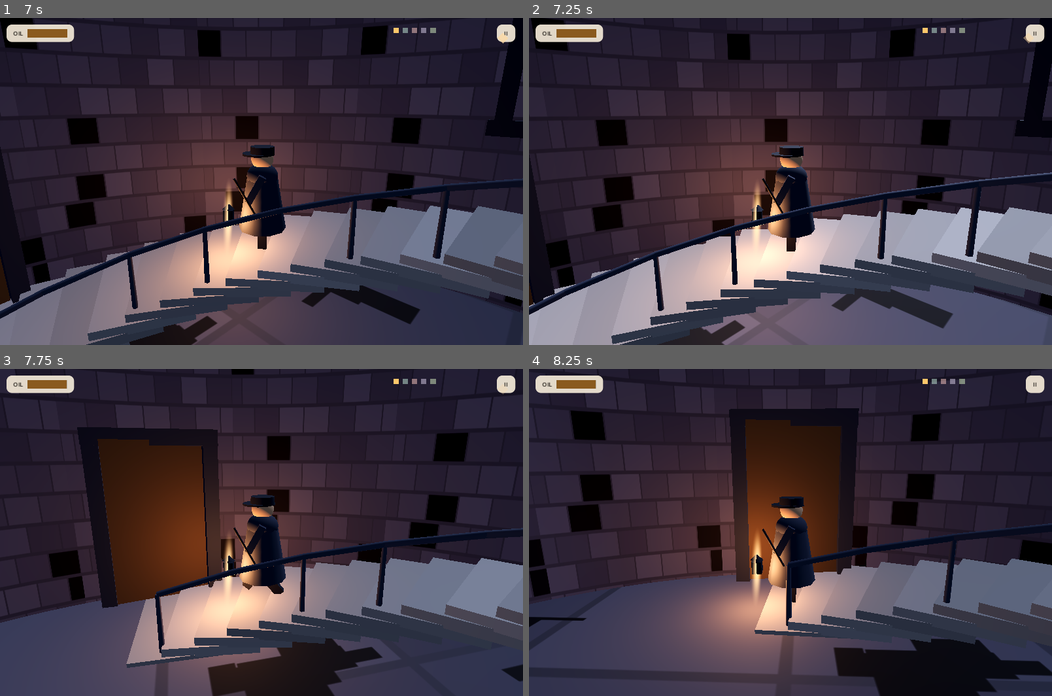
Above: before the commit, frames 1-4 (two rows, left to right).
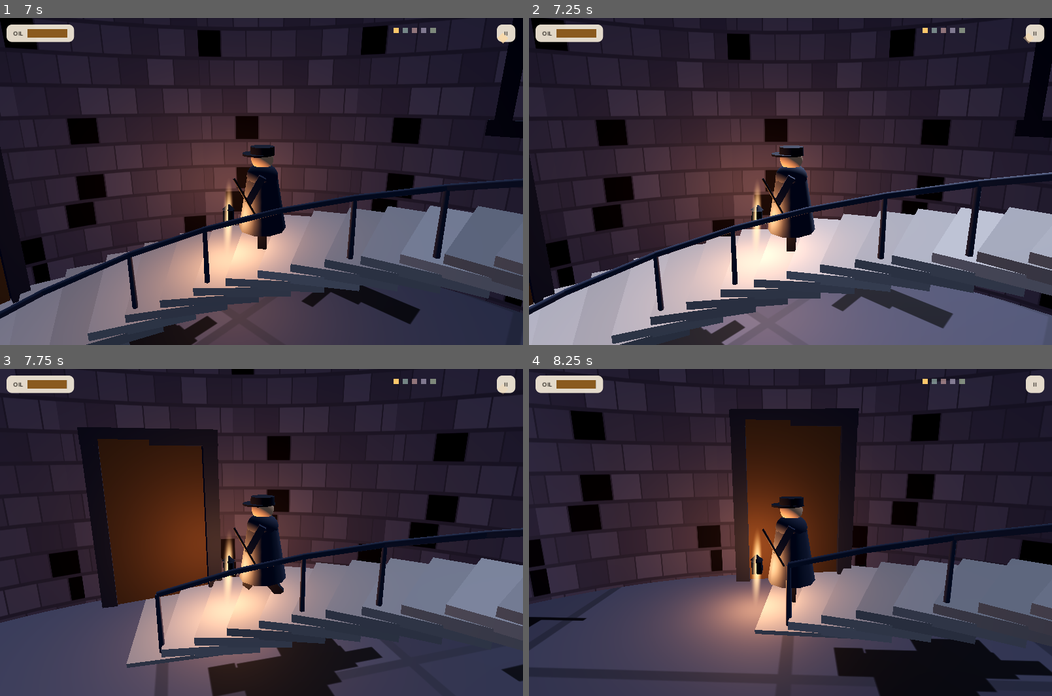
Above: after the commit, the same moments.

Repository: aeiouvcode/keep-the-light
Game: Godot game, scene res://main.tscn
Two runs of this game, one before a commit and one after it. Both use one fixed random seed, a clock stepped at 60 frames per second and the inputs below.
Inputs (mouse positions are in pixels of both pictures, inside the frame that each line leads up to):
- Up to frame 1 (7 s): click "BEGIN THE CLIMB" at 0.5 s; click "II" at 1.25 s; click "RESUME" at 2 s; tap Enter at 2.75 s; move the mouse to (376, 165) at 2.77 s; hold D 2.78-3.5 s; click (376, 165) at 2.92 s; tap Space at 3.02, 6.02 s; drag from (156, 197) to (235, 246) at 3.52 s; move the mouse to (313, 109) at 4.27 s; hold D 4.28-5 s; drag from (235, 246) to (104, 132) at 5.02 s; move the mouse to (418, 230) at 5.77 s; hold A 5.78-6.5 s; drag from (104, 132) to (183, 99) at 6.52 s
- Up to frame 2 (7.25 s): no input
- Up to frame 3 (7.75 s): move the mouse to (287, 532) at 7.27 s; hold A from 7.28 s (still down); click (287, 532) at 7.42 s
- Up to frame 4 (8.25 s): release A at 8 s; drag from (712, 450) to (685, 548) at 8.02 s

Frame 1 is identical in both runs. In frame 2, 0.2% of the frame differs, in the area x 0-100%, y 25-100%; in frame 3, less than 0.1%; in frame 4, less than 0.1%.

Commit message:
Cycle 9: lightning-first storm with distance-delayed thunder, double-strobe flash

Diff:
--- a/godot/main.gd
+++ b/godot/main.gd
@@ -1003,6 +1003,10 @@
 var is_touch = false
 var toast_t = 0.0
 var thunder_t = 7.0
+var thunder_pending = -1.0
+var thunder_vol = -8.0
+var thunder_pitch = 1.0
+var flash2_armed = false
 var title_t = 0.0
 var stat_t = 0.0
 
@@ -1247,12 +1251,26 @@
       trace_t = 0.0
       print("[KTL] trace phase=", ST.phase, " th=", snapped(ST.th,0.01), " y=", snapped(ST.y,0.01), " oil=", int(ST.oil), " panes=", ST.panes)
   var t_now = Time.get_ticks_msec() / 1000.0
-  # thunder + lightning
+  # thunder + lightning: the flash comes first, the rumble arrives late by
+  # distance (near strike = short gap, louder, sharper; far = long gap, soft, low)
   thunder_t -= dt
   if thunder_t <= 0:
     thunder_t = randf_range(7.0, 16.0)
     flashV = 1.0
-    sfx("thunder", -8.0, randf_range(0.9, 1.1))
+    flash2_armed = true
+    var dist = randf()
+    thunder_pending = 0.5 + dist * 1.7
+    thunder_vol = -8.0 - dist * 6.0
+    thunder_pitch = 1.05 - dist * 0.2
+    print("[KTL] lightning delay=", snapped(thunder_pending, 0.01))
+  if thunder_pending > 0.0:
+    thunder_pending -= dt
+    if thunder_pending <= 0.0:
+      sfx("thunder", thunder_vol, thunder_pitch)
+      print("[KTL] thunder vol=", int(thunder_vol))
+  if flash2_armed and flashV < 0.45:
+    flashV = max(flashV, 0.6)  # second strobe of the same strike
+    flash2_armed = false
   if flashV > 0.01: flashV *= pow(0.02, dt)
   else: flashV = 0.0
   flash_light.light_energy = flashV * 2.0
Not shown, changed: CYCLES.md
Not shown, changed: index.html
Not shown, changed: index.pck
